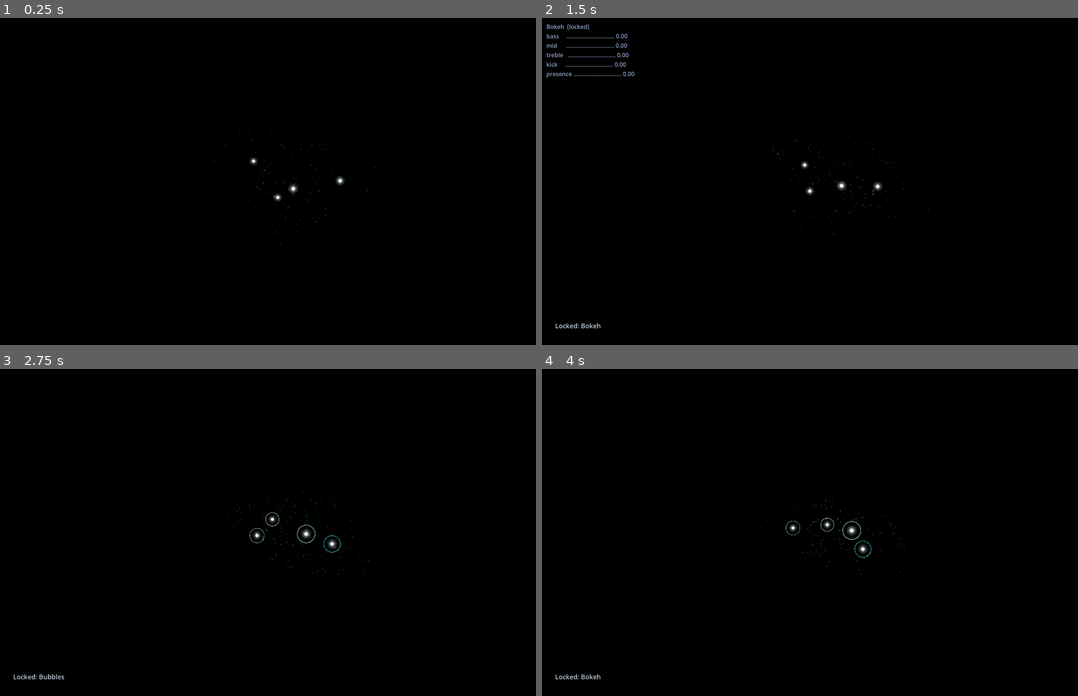
Above: before the commit, frames 1-4 (two rows, left to right).
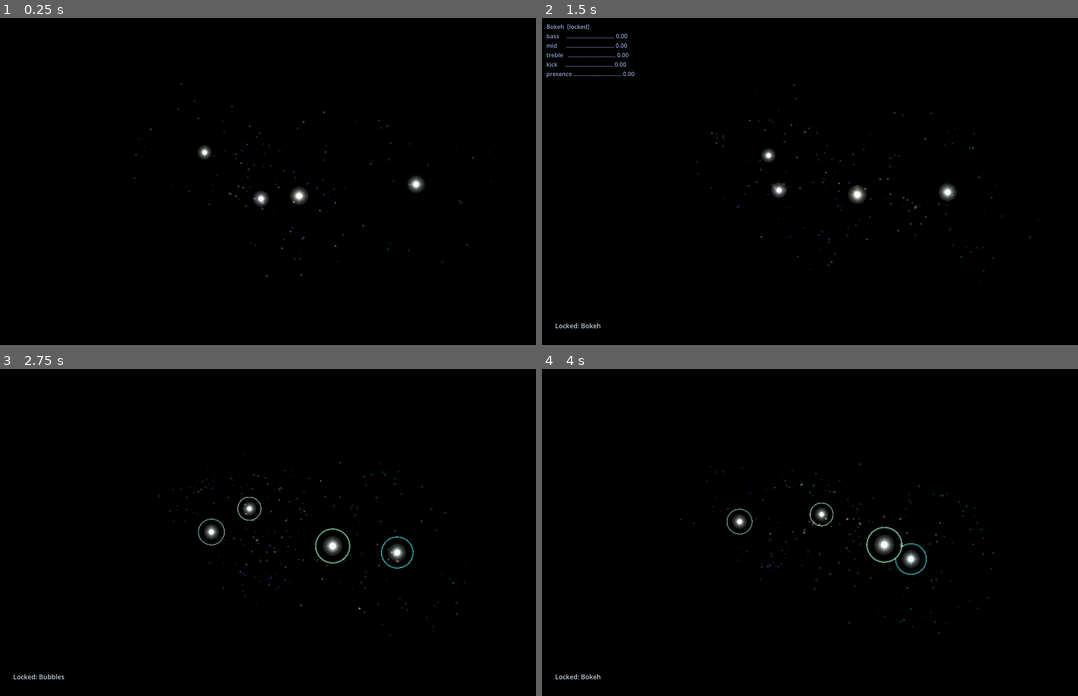
Above: after the commit, the same moments.

Repository: simonfou/magneto
Game: Godot game, scene res://main.tscn
Same seed, same stepped clock (60 frames per second), same inputs: the game is played once before the commit and once after it.
Inputs (mouse positions are in pixels of both pictures, inside the frame that each line leads up to):
- Up to frame 1 (0.25 s): no input
- Up to frame 2 (1.5 s): tap Enter at 0.5 s; move the mouse to (960, 165) at 0.52 s; hold D 0.53-1.25 s; tap 1 at 0.6 s; click (960, 165) at 0.67 s; drag from (713, 197) to (804, 246) at 1.27 s
- Up to frame 3 (2.75 s): move the mouse to (348, 460) at 2.02 s; hold D from 2.03 s (still down); tap N at 2.1 s
- Up to frame 4 (4 s): release D at 2.75 s; drag from (804, 597) to (654, 483) at 2.77 s; move the mouse to (1008, 581) at 3.52 s; hold A from 3.53 s (still down); tap 1 at 3.6 s

The runs differ from the first frame. In frame 1, 0.8% of the frame differs, in the area x 24-92%, y 19-80%; in frame 2, 0.8%; in frame 3, 1.3%; in frame 4, 1.3%, in the area x 25-85%, y 28-81%.

Commit message:
Fill more of the screen: narrower lens, wider node paths
Camera fov 55 -> 32 and nodes roam 1.35x wider than tall: in fullscreen
1440p the scene goes from ~29% x 47% of the screen to ~55% x 71%, still
with black around it. Aurora's camera pulled back to stay in frame.

Co-Authored-By: Claude Opus 5.5 <noreply@anthropic.com>

Diff:
--- a/main.gd
+++ b/main.gd
@@ -21,6 +21,9 @@
 const Spotify := preload("res://spotify.gd")
 
 const NODE_COUNT := 4
+# Nodes roam wider horizontally than vertically, so the scene fills a
+# 16:9 screen instead of sitting in a round blob in the middle.
+const WIDE := 1.35
 # How fast parameters morph toward a new mode (1/s): ~3 s to settle.
 const BLEND_RATE := 1.2
 # Global scale on everything beats and treble drive (blasts, flashes,
@@ -134,7 +137,9 @@
 
 func _build_camera() -> void:
 	_camera = Camera3D.new()
-	_camera.fov = 55.0
+	# Narrow lens: the scene fills ~1.8x more of the screen than at 55 deg
+	# without the perspective distortion of moving the camera closer.
+	_camera.fov = 32.0
 	add_child(_camera)
 
 
@@ -521,9 +526,9 @@
 		var f := float(i)
 		var s := 0.11 + f * 0.023
 		pos.append(Vector3(
-			sin(_node_phase * s * 1.3 + f * 1.7),
-			sin(_node_phase * s * 0.9 + f * 2.9) * 0.7,
-			cos(_node_phase * s * 1.1 + f * 0.6)) * spread)
+			sin(_node_phase * s * 1.3 + f * 1.7) * WIDE,
+			sin(_node_phase * s * 0.9 + f * 2.9) * 0.45,
+			cos(_node_phase * s * 1.1 + f * 0.6) * WIDE) * spread)
 		var own := Vector3(
 			sin(_t * 0.07 + f * 2.1),
 			cos(_t * 0.05 + f),
--- a/modes.gd
+++ b/modes.gd
@@ -92,7 +92,7 @@
 			"treble_jitter": 0.3},
 		"dots_draw": {"size": 0.004, "stretch": 0.15, "intensity": 0.35, "size_var": 0.2, "dof": 0.15,
 			"kick_flash": 0.4, "treble_sparkle": 0.4, "white_flash": 0.0},
-		"scene": {"spread": 2.0, "node_speed": 0.6, "axis_align": 0.5, "cam_speed": 0.03,
+		"scene": {"spread": 2.0, "cam_dist": 11.5, "node_speed": 0.6, "axis_align": 0.5, "cam_speed": 0.03,
 			"cam_punch": 0.4, "glow": 0.9, "hue_speed": 0.006, "turb_speed": 0.25, "star_glow": 0.6},
 	},
 ]
